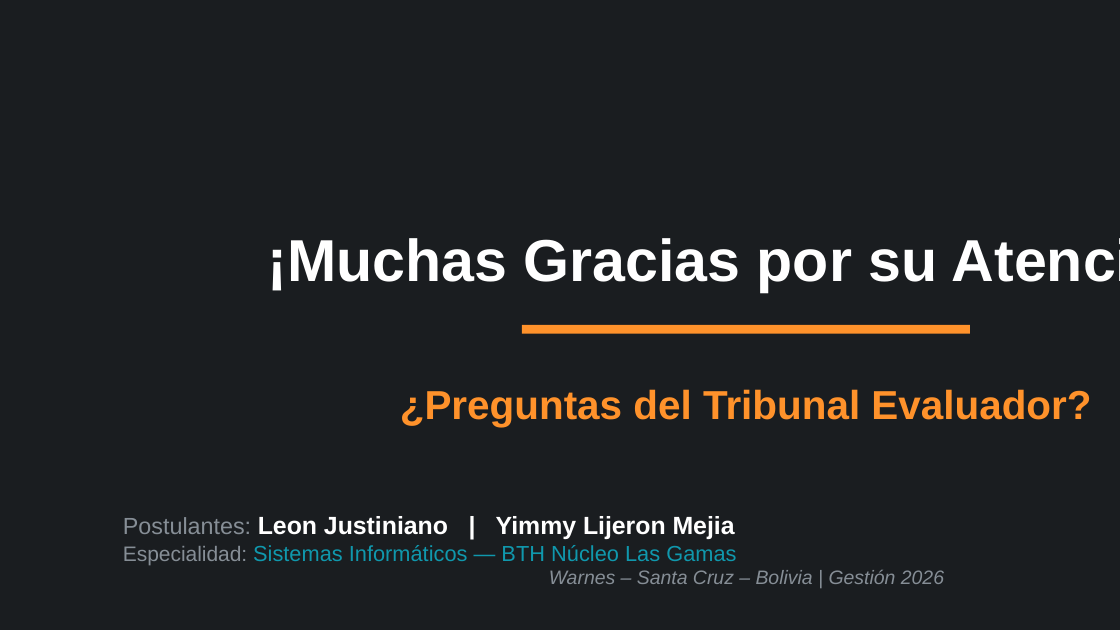
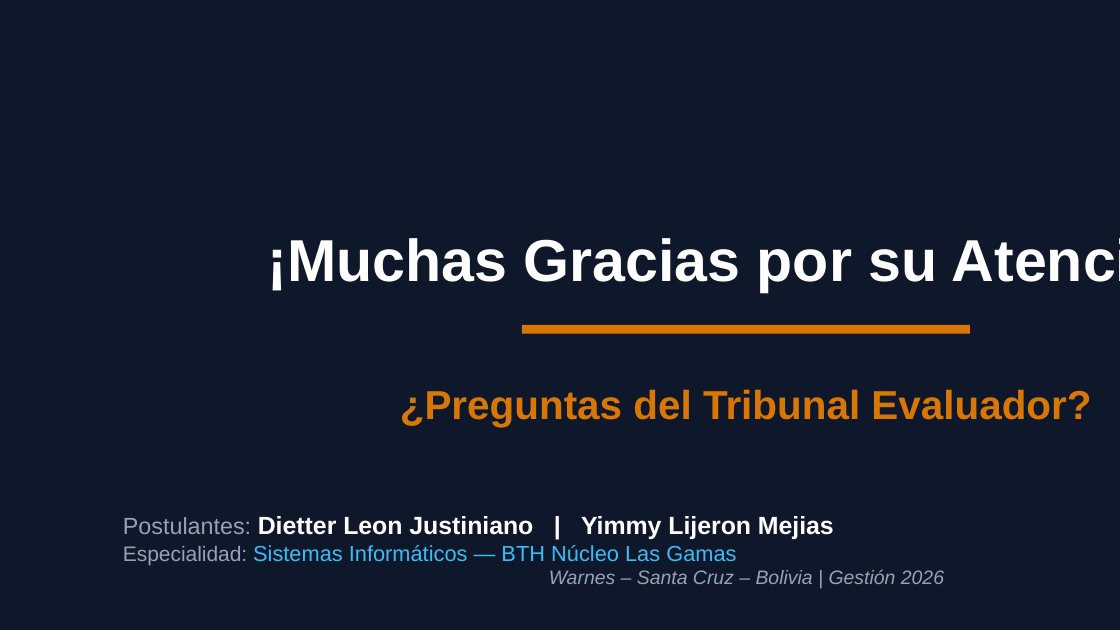
Before and after one commit to leontter/EncuentraMiMascota, a slide deck: slide 10 of documentacion/presentacion_defensa.pptx. Drawn at 1120x630 pixels with LibreOffice and Linux fonts; fonts in the diff are those of the drawing. Boxes give left, top, right and bottom in pixels: in the first picture for what was removed or moved away, otherwise in the second. Text is boxed around its words. In the diff, an @@ line names an element or a change of style, - is before the commit and + after.

Commit message:
style: diseno ultra profesional de diapositivas PPTX con matriz FODA y estilo corporativo

```diff
--- a/documentacion/presentacion_defensa.pptx
+++ b/documentacion/presentacion_defensa.pptx
@@ background #1A1D20 to #0F172A @@
@@ rectangle at (522,325,970,334): fill #FF922B to #D97706 @@
@@ text "¿Preguntas del Tribunal Evaluador?" at (400,389,1091,427): text colour #FF922B to #D97706 @@
@@ text at (123,516,944,584): text changed; size 14 to 16 pt; text colour #868E96 to #94A3B8 @@
-Postulantes: Leon Justiniano | Yimmy Lijeron Mejia
-Especialidad: Sistemas Informáticos — BTH Núcleo Las Gamas
-Warnes – Santa Cruz – Bolivia | Gestión 2026
+Postulantes: Dietter Leon Justiniano | Yimmy Lijeron Mejias
+Especialidad: Sistemas Informáticos — BTH Núcleo Las Gamas
+Warnes – Santa Cruz – Bolivia | Gestión 2026
```
Also in this commit, not shown: 8 other slides changed, 1 slide added, 1 slide removed, 1 other file.
